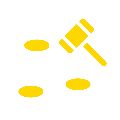
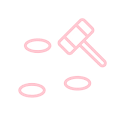
Layer changes from the first w=120, h=120 image to the second:
showed "Layer 2" over [18, 18, 107, 98]
hid "Layer 4" over [18, 19, 107, 98]
